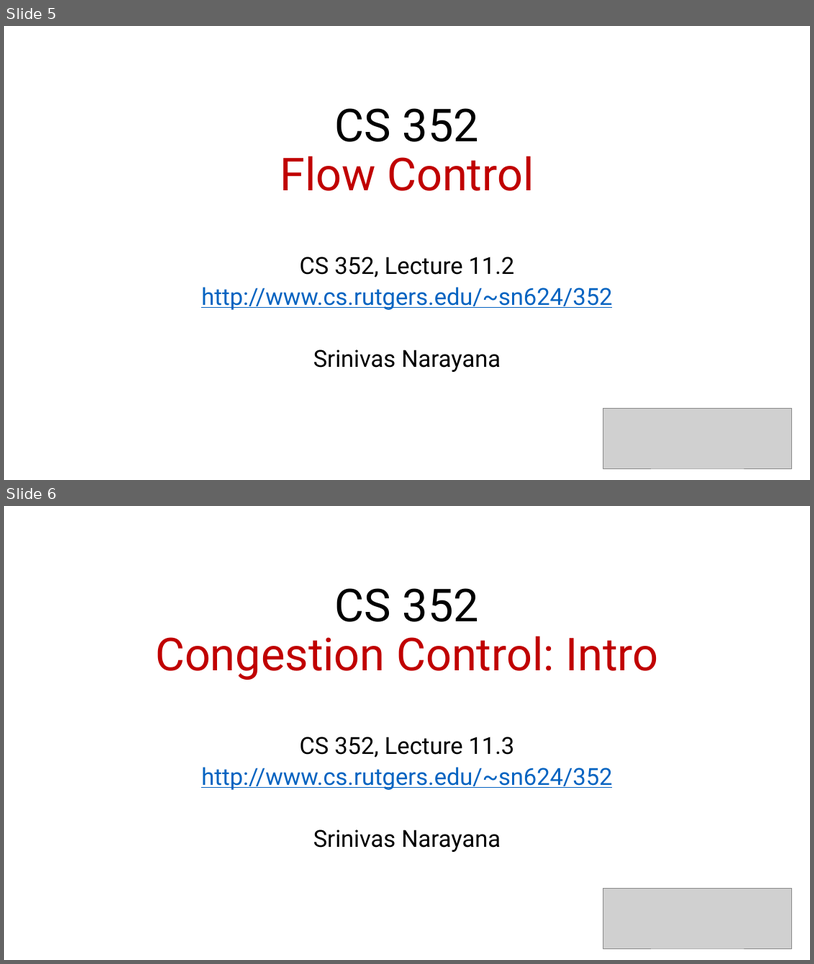
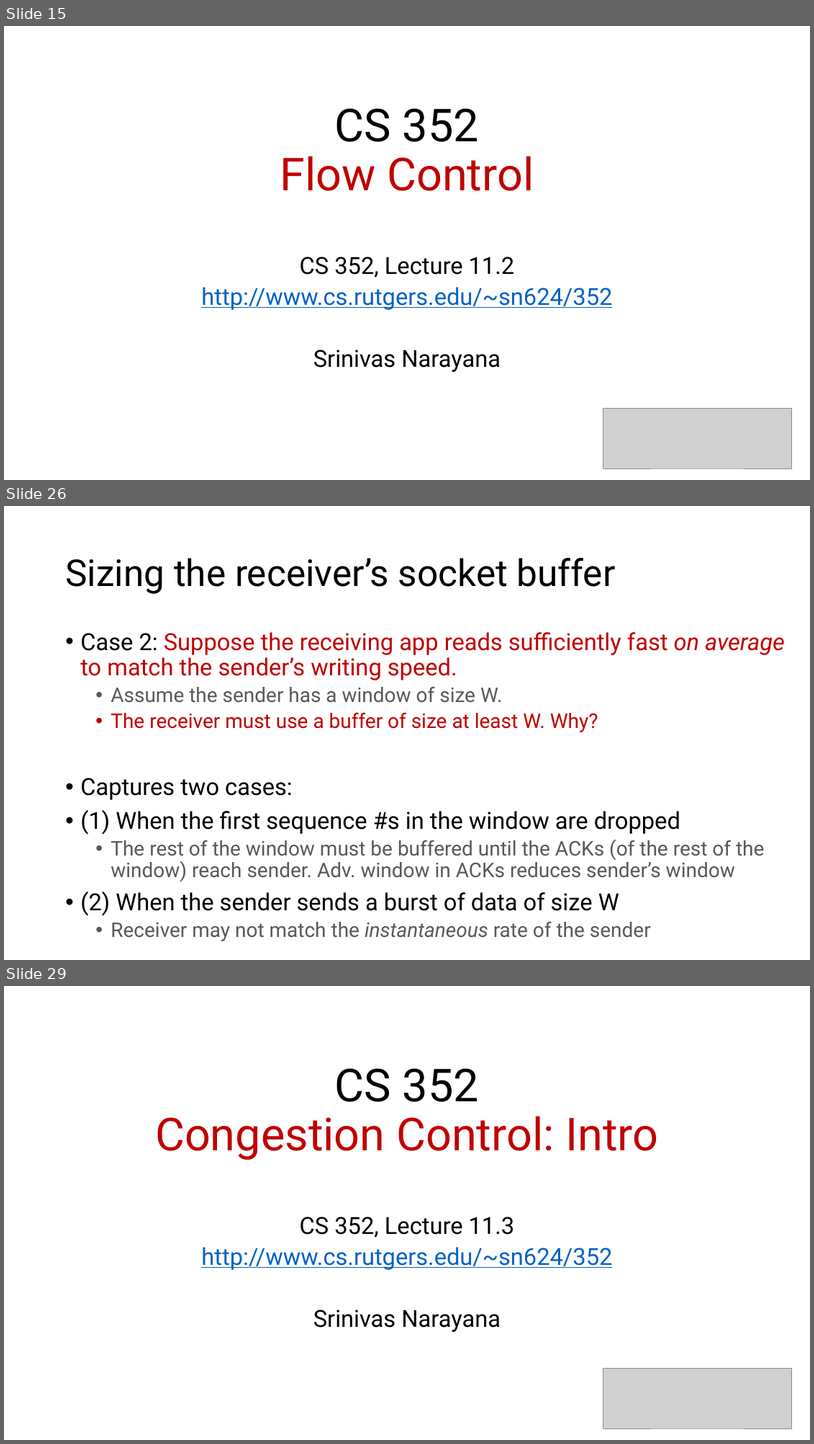
Before and after one commit to ngsrinivas/coursegen, a slide deck: ex/352-S21/staging/352-S21/lectures/transport-tcp-ordering-flow-control-intro-congestion-control.pptx. Shown one above the other, each under a label of ours: slides 5 and 6 before the commit, slides 15, 26 and 29 after it; the slides between them are not shown. The pictures are 814x964 and 814x1444 pixels, drawn with LibreOffice and Linux fonts; fonts in the diff are those of the drawing; grey boxes stand for pictures. Boxes give left, top, right and bottom in pixels: in the first picture for what was removed or moved away, otherwise in the second. Text is boxed around its words. In the diff, an @@ line names an element or a change of style, - is before the commit and + after.

```diff
--- a/ex/352-S21/staging/352-S21/lectures/transport-tcp-ordering-flow-control-intro-congestion-control.pptx
+++ b/ex/352-S21/staging/352-S21/lectures/transport-tcp-ordering-flow-control-intro-congestion-control.pptx
@@ slide 26 added at [4,506,810,960], background #FFFFFF @@
@@ title added at [65,558,616,594], 44 pt, text #000000 @@
+Sizing the receiver’s socket buffer
@@ text added at [80,632,785,941], 24 pt, text #595959 @@
+• Case 2: Suppose the receiving app reads sufficiently fast on average to match the sender’s writing speed.
+  • Assume the sender has a window of size W.
+  • The receiver must use a buffer of size at least W. Why?
+• Captures two cases:
+• (1) When the first sequence #s in the window are dropped
+  • The rest of the window must be buffered until the ACKs (of the rest of the window) reach sender. Adv. window in ACKs reduces sender’s window
+• (2) When the sender sends a burst of data of size W
+  • Receiver may not match the instantaneous rate of the sender
@@ what was slide 5 is now slide 15 @@
@@ what was slide 6 is now slide 29 @@
```
Also in this commit, not shown: 32 other slides added.
